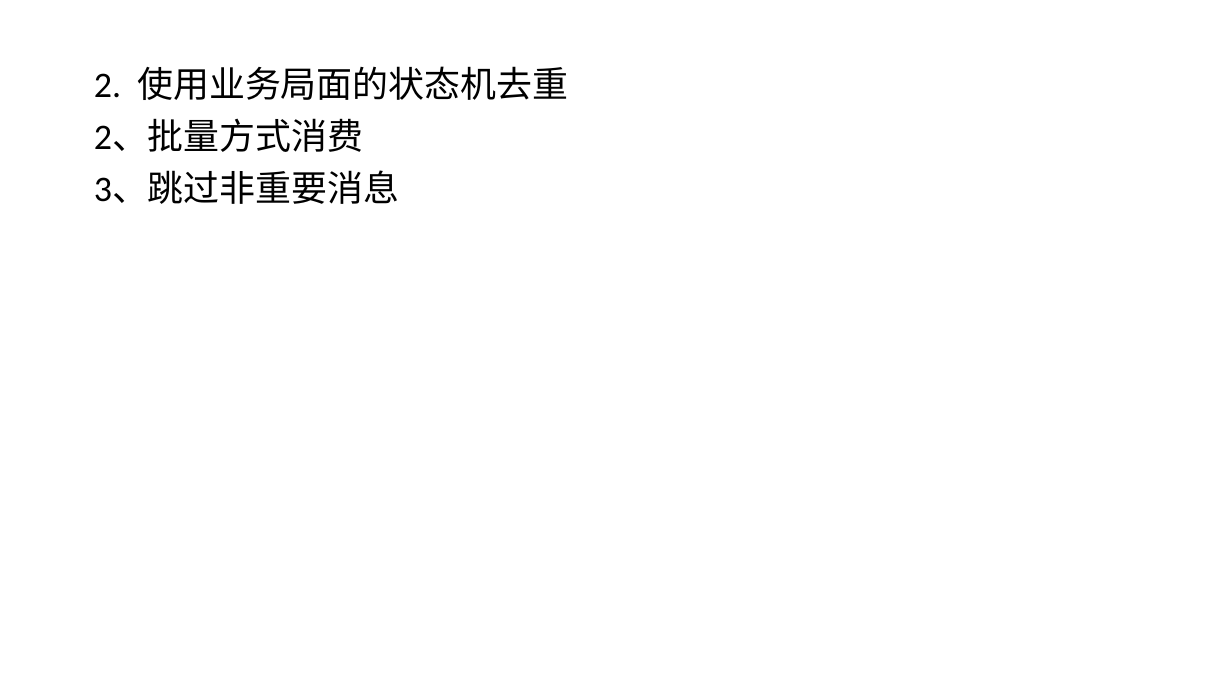
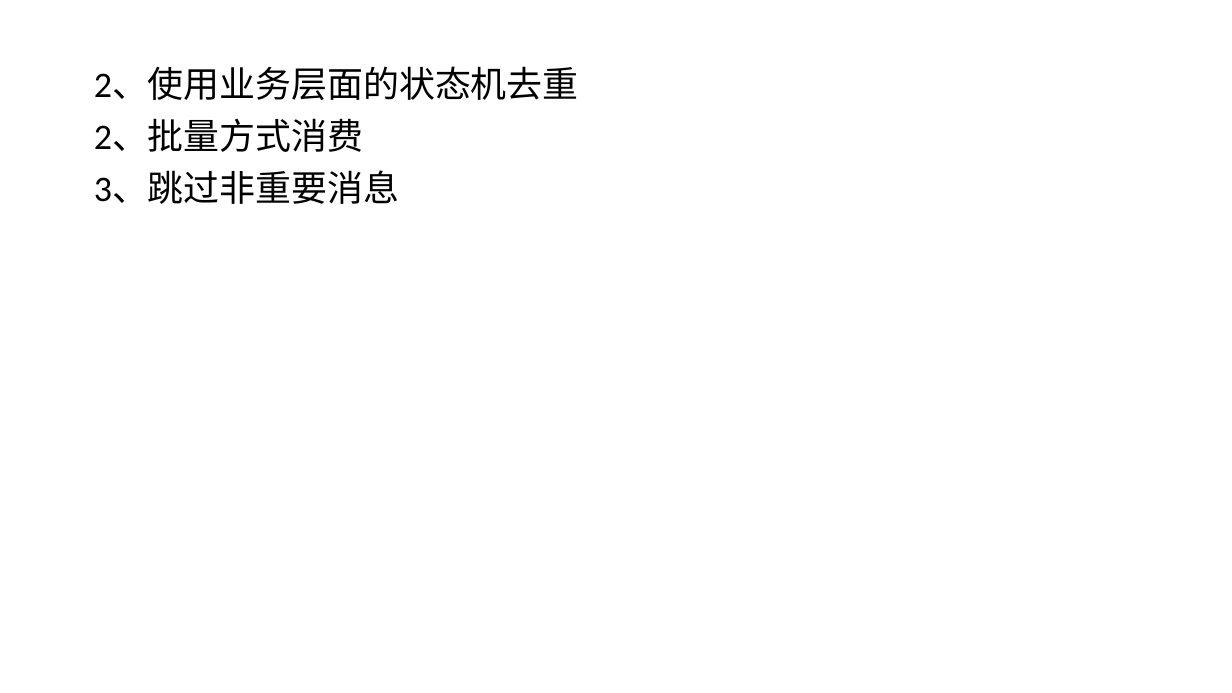
Before and after one commit to jee4a/doc, a slide deck: slide 20 of RoketMQ集群部署及应用示例.pptx. Drawn at 1232x693 pixels with LibreOffice and Linux fonts; fonts in the diff are those of the drawing. Boxes give left, top, right and bottom in pixels: in the first picture for what was removed or moved away, otherwise in the second. Text is boxed around its words. In the diff, an @@ line names an element or a change of style, - is before the commit and + after.

```diff
--- a/RoketMQ集群部署及应用示例.pptx
+++ b/RoketMQ集群部署及应用示例.pptx
@@ text at <box>94,67,579,100</box>: text changed @@
-2. 使用业务局面的状态机去重
+2、使用业务层面的状态机去重
```
Also in this commit, not shown: 6 other slides changed, 5 other files.
